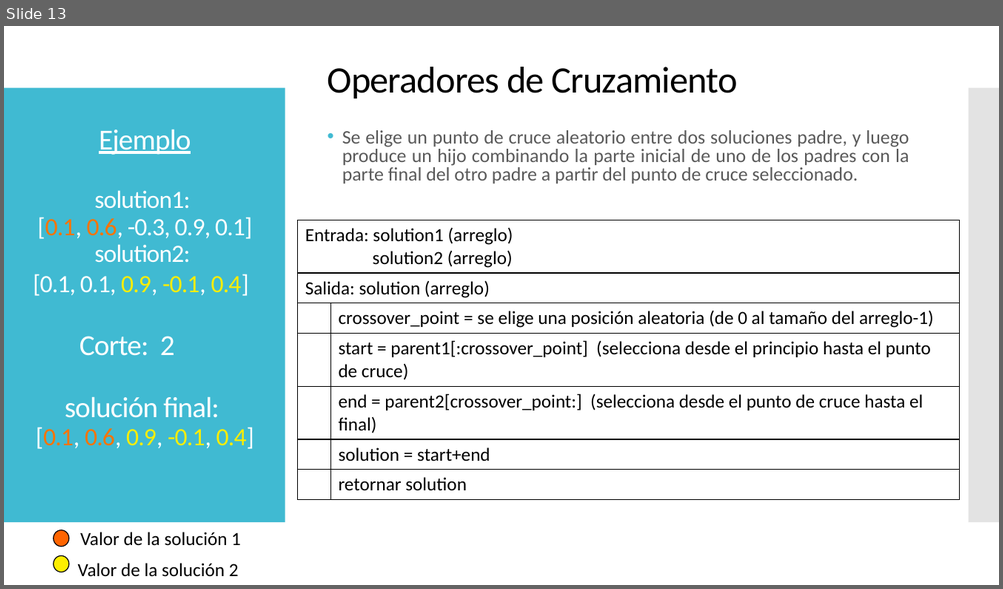
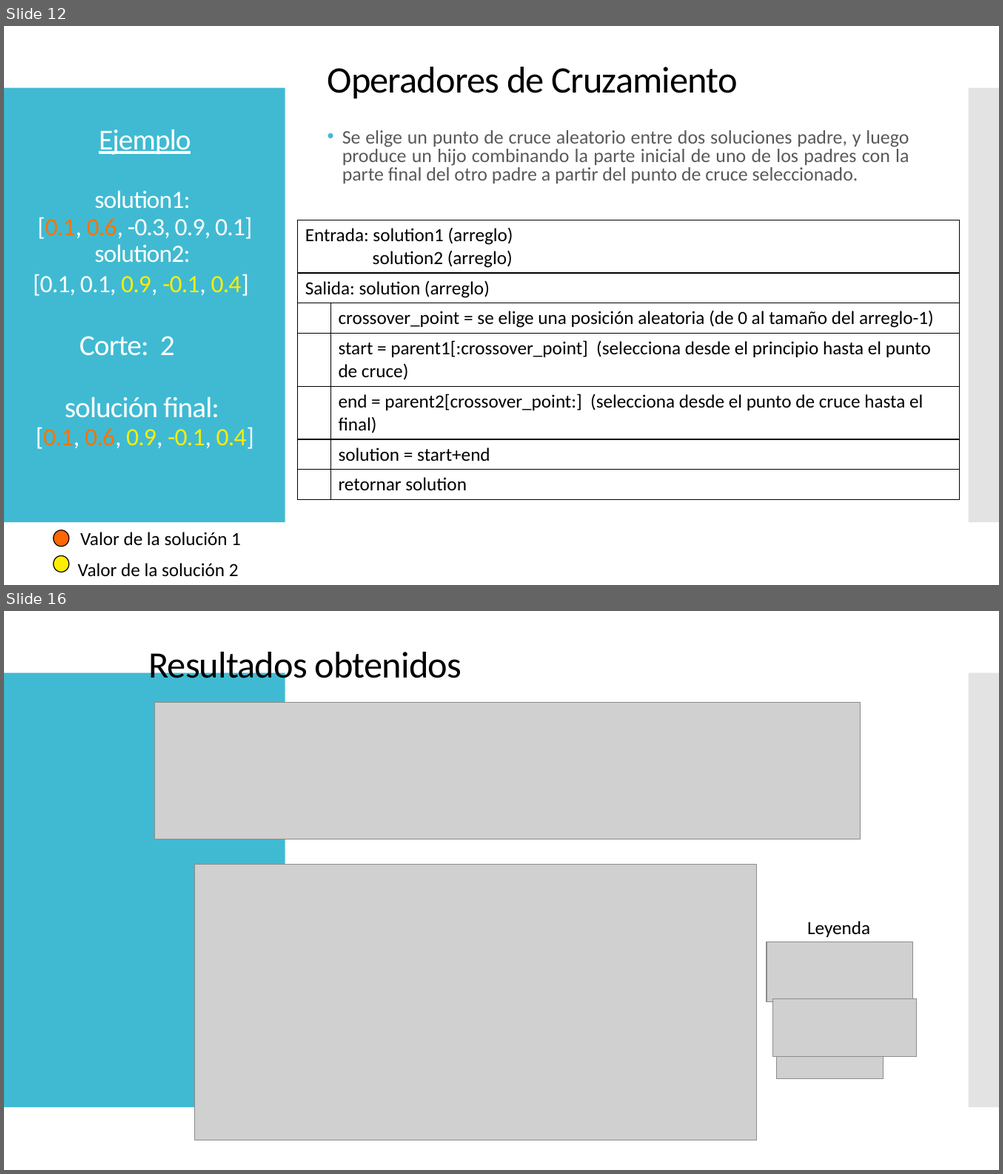
Before and after one commit to Javy011021/prediccion1, a slide deck: ppt/MH_laura_Javier_T3.pptx. Shown one above the other, each under a label of ours: slide 13 before the commit, slides 12 and 16 after it; the slides between them are not shown. The pictures are 1003x589 and 1003x1174 pixels, drawn with LibreOffice and Linux fonts; fonts in the diff are those of the drawing; grey boxes stand for pictures; background and template pictures are left out. Boxes give left, top, right and bottom in pixels: in the first picture for what was removed or moved away, otherwise in the second. Text is boxed around its words. In the diff, an @@ line names an element or a change of style, - is before the commit and + after.

```diff
--- a/ppt/MH_laura_Javier_T3.pptx
+++ b/ppt/MH_laura_Javier_T3.pptx
@@ slide 16 added at [4, 611, 999, 1170], background picture (left out); not listed: 2 template elements that a slide beside it also shows @@
@@ text added at [148, 652, 461, 686], 36 pt, text #000000 @@
+Resultados obtenidos
@@ picture added at [155, 703, 860, 840] @@
@@ picture added at [194, 865, 756, 1141] @@
@@ text added at [807, 921, 870, 937], 18 pt, text #000000 @@
+Leyenda
@@ picture added at [766, 943, 913, 1002] @@
@@ picture added at [772, 999, 916, 1057] @@
@@ picture added at [777, 1054, 883, 1079] @@
@@ what was slide 13 is now slide 12 @@
```
Also in this commit, not shown: 7 slides changed, 9 other slides added, 6 slides removed, 3 other files.
